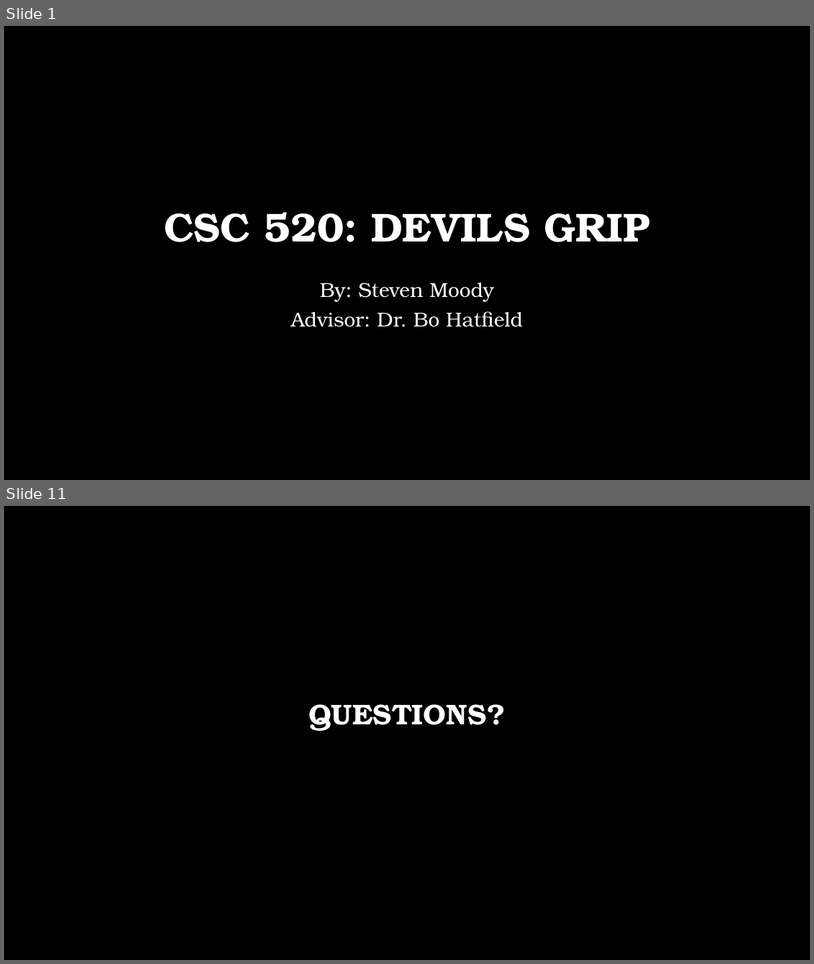
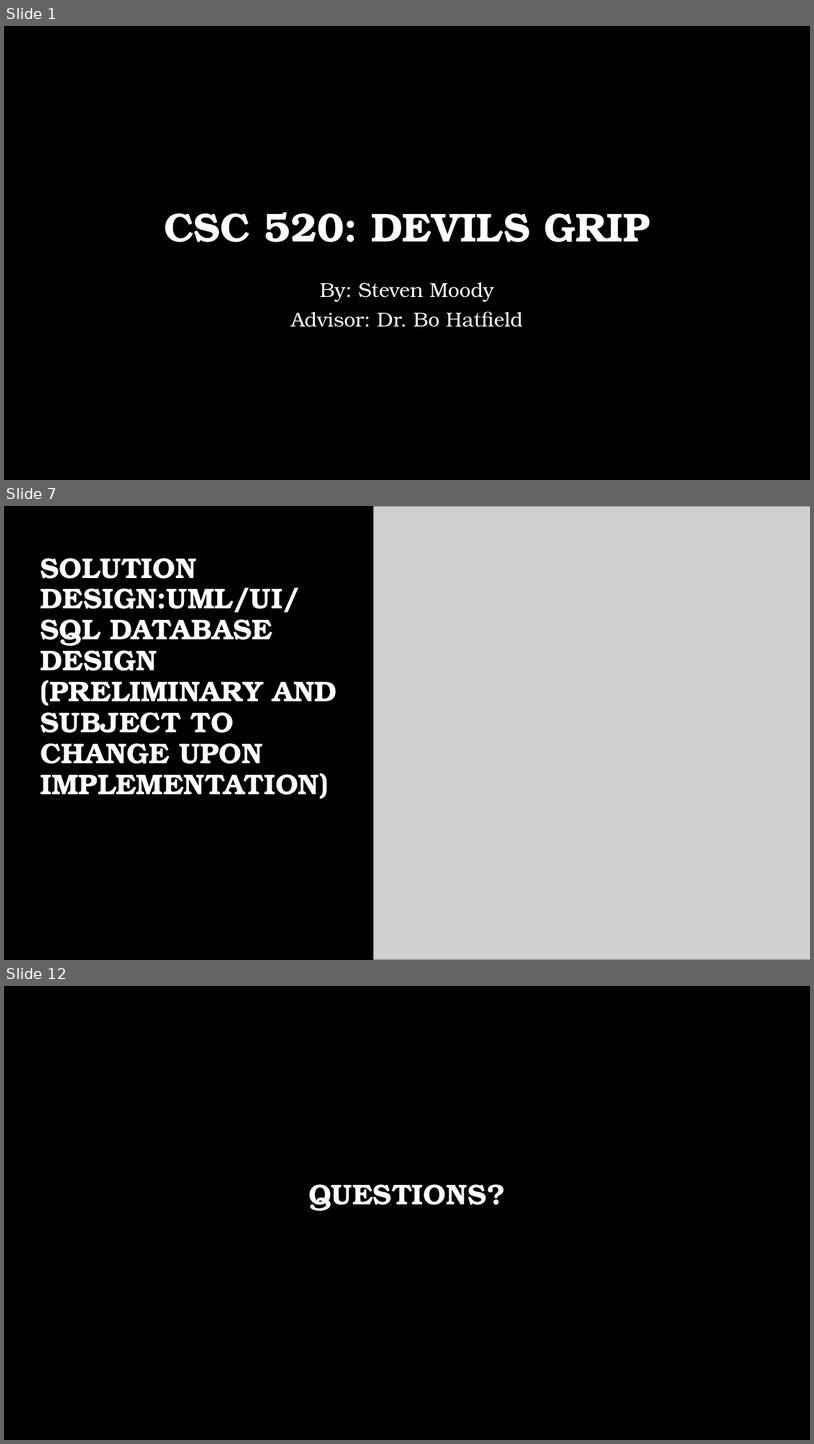
Before and after one commit to steveb1250/Devils_Grip_Proposal, a slide deck: CSC_520_Devils_Grip.pptx. Shown one above the other, each under a label of ours: slides 1 and 11 before the commit, slides 1, 7 and 12 after it; the slides between them are not shown. The pictures are 814x964 and 814x1444 pixels, drawn with LibreOffice and Linux fonts; fonts in the diff are those of the drawing; grey boxes stand for pictures; background and template pictures are left out. Boxes give left, top, right and bottom in pixels: in the first picture for what was removed or moved away, otherwise in the second. Text is boxed around its words. In the diff, an @@ line names an element or a change of style, - is before the commit and + after.

```diff
--- a/CSC_520_Devils_Grip.pptx
+++ b/CSC_520_Devils_Grip.pptx
@@ slide 7 added at [4, 506, 810, 960], background picture (left out) @@
@@ picture added at [373, 506, 810, 959] @@
@@ title added at [41, 558, 337, 798], 25.5 pt, text #FFFFFF, bold @@
+SOLUTION DESIGN:UML/UI/
+SQL DATABASE DESIGN (PRELIMINARY AND SUBJECT TO CHANGE UPON IMPLEMENTATION)
@@ what was slide 11 is now slide 12 @@
```
Also in this commit, not shown: 8 slides changed, 1 other slide added, 1 slide removed, 3 other files.
